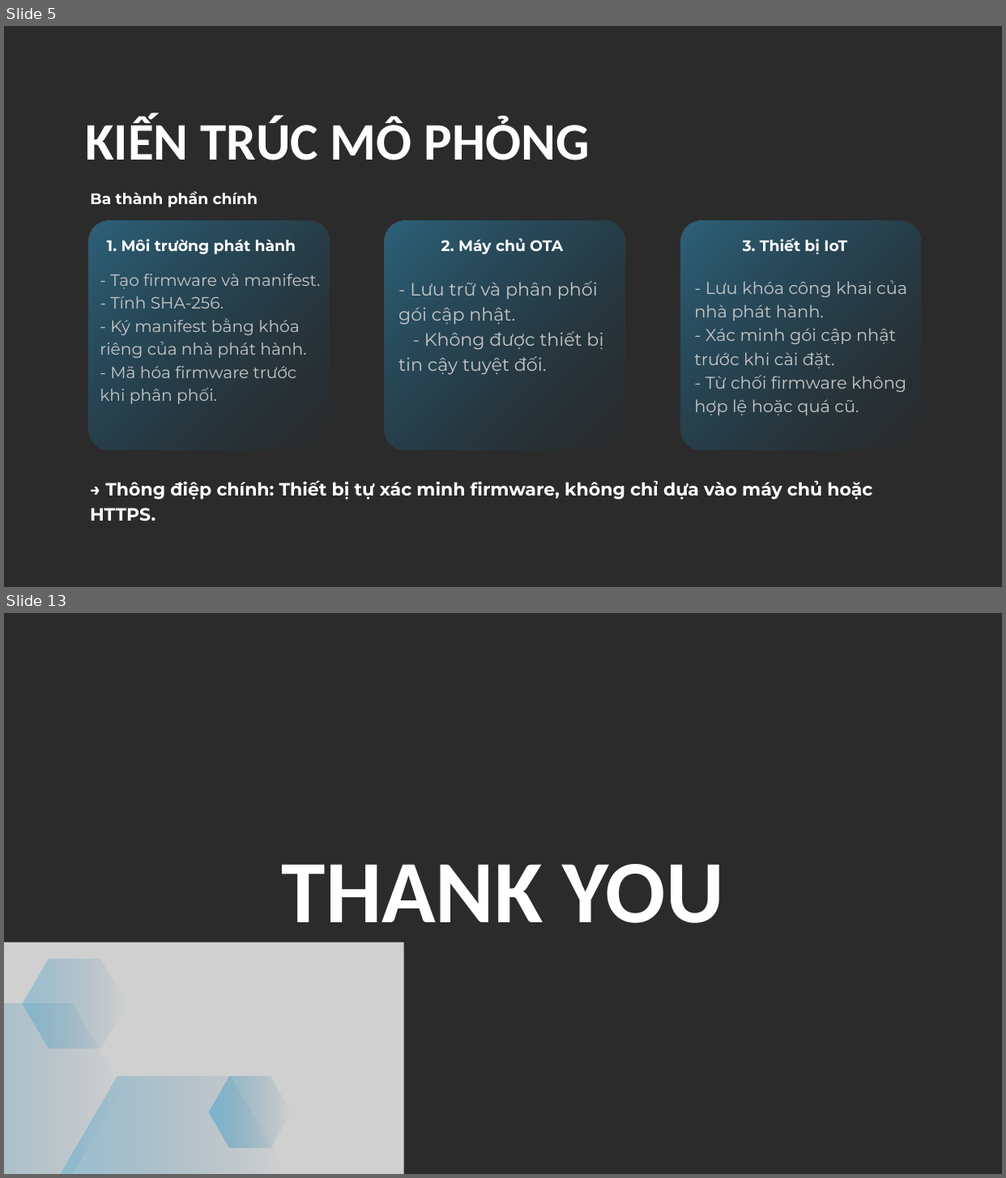
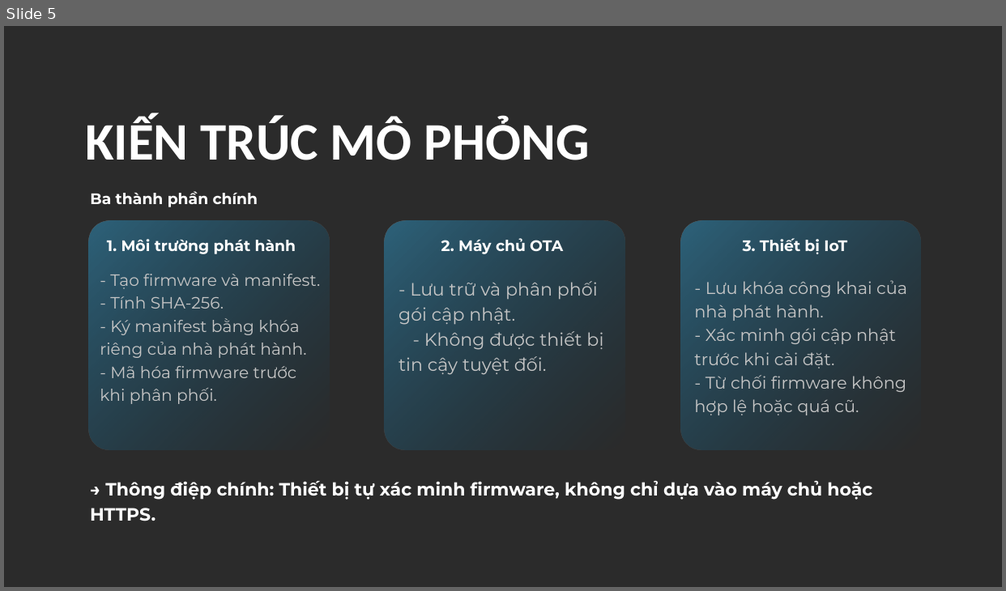
Before and after one commit to hv6z/n20-secure-firmware-update-iot, a slide deck: slides/slide_trinh_bay.pptx. Shown one above the other, each under a label of ours: slides 5 and 13 before the commit, slide 5 after it; the slides between them are not shown. The pictures are 1006x1178 and 1006x591 pixels, drawn with LibreOffice and Linux fonts; fonts in the diff are those of the drawing; grey boxes stand for pictures; background and template pictures are left out; a plain dark background stands for a picture behind light text. Boxes give left, top, right and bottom in pixels: in the first picture for what was removed or moved away, otherwise in the second. Text is boxed around its words. In the diff, an @@ line names an element or a change of style, - is before the commit and + after.

```diff
--- a/slides/slide_trinh_bay.pptx
+++ b/slides/slide_trinh_bay.pptx
@@ slide 13 removed at (4, 613, 1002, 1174), background picture (left out) @@
@@ text removed at (282, 864, 724, 943) @@
-THANK YOU
@@ picture removed at (4, 943, 403, 1174) @@
@@ freeform shape removed at (23, 960, 126, 1049) @@
@@ freeform shape removed at (4, 1003, 121, 1174) @@
@@ freeform shape removed at (60, 1077, 287, 1174) @@
@@ freeform shape removed at (209, 1077, 291, 1148) @@
```
Also in this commit, not shown: 3 slides changed.
